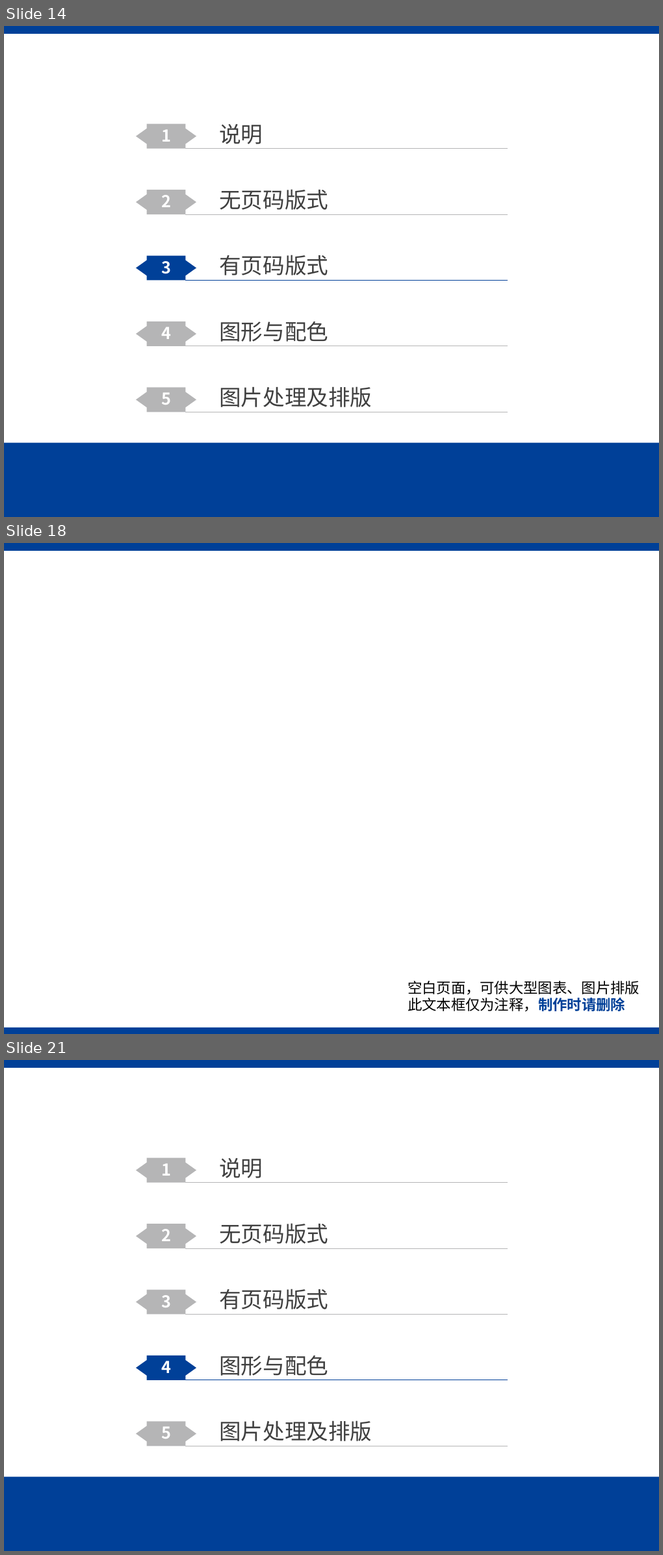
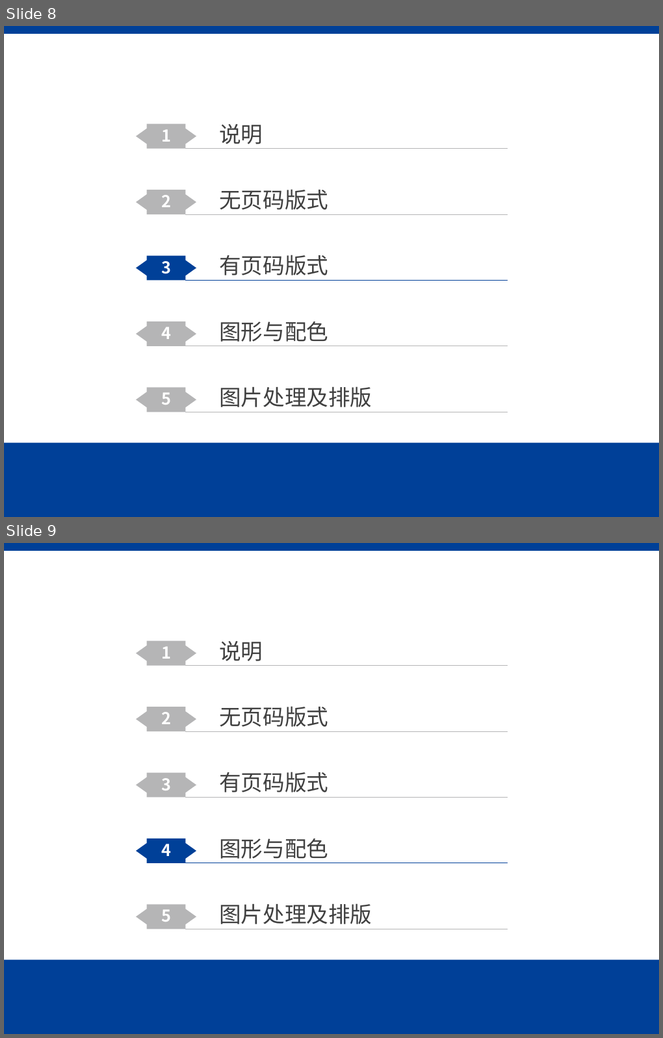
Before and after one commit to Voidkai/Polkadot, a slide deck: Polkadot-PPT.pptx. Shown one above the other, each under a label of ours: slides 14, 18 and 21 before the commit, slides 8 and 9 after it; the slides between them are not shown. The pictures are 663x1555 and 663x1038 pixels, drawn with LibreOffice and Linux fonts; fonts in the diff are those of the drawing; background and template pictures are left out. Boxes give left, top, right and bottom in pixels: in the first picture for what was removed or moved away, otherwise in the second. Text is boxed around its words. In the diff, an @@ line names an element or a change of style, - is before the commit and + after.

```diff
--- a/Polkadot-PPT.pptx
+++ b/Polkadot-PPT.pptx
@@ slide 18 removed at bbox=[4, 543, 659, 1034], background #FFFFFF; not listed: 1 template element that a slide beside it also shows @@
@@ text removed at bbox=[595, 565, 636, 585] @@
-Page .
@@ page number removed at bbox=[627, 565, 653, 585] @@
-18
@@ text removed at bbox=[408, 981, 640, 1012] @@
-空白页面，可供大型图表、图片排版
-此文本框仅为注释，制作时请删除
@@ rectangle removed at bbox=[4, 1028, 659, 1034] @@
@@ what was slide 14 is now slide 8 @@
@@ what was slide 21 is now slide 9 @@
```
Also in this commit, not shown: 2 slides changed, 3 slides added, 14 other slides removed.
